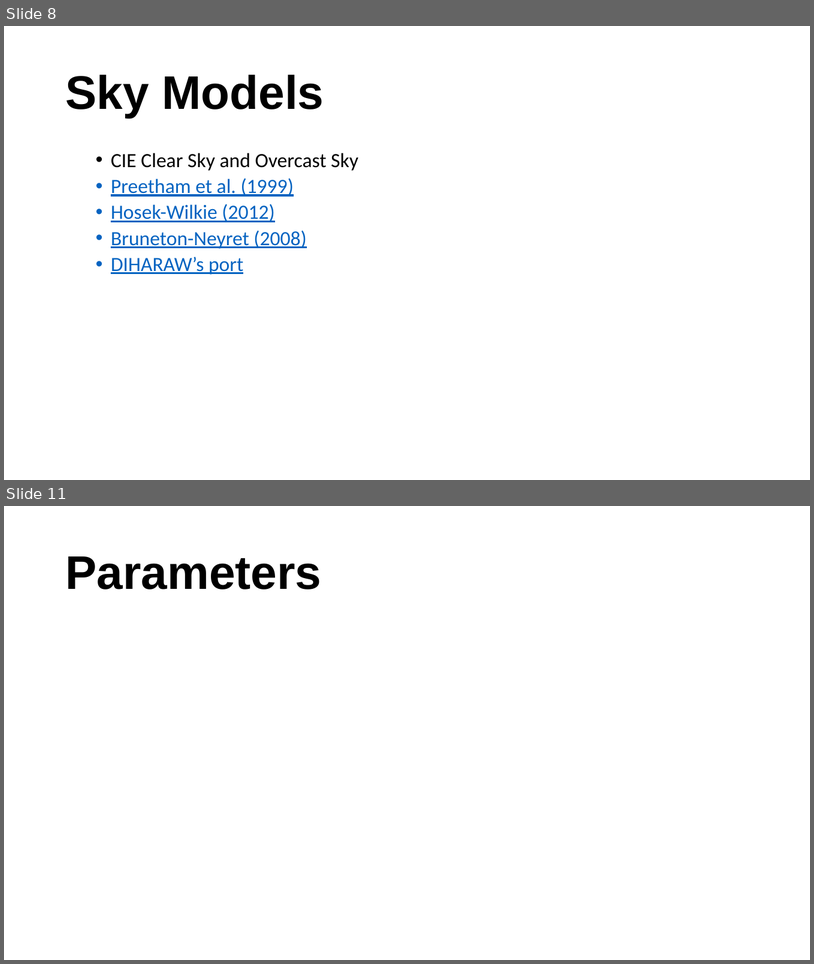
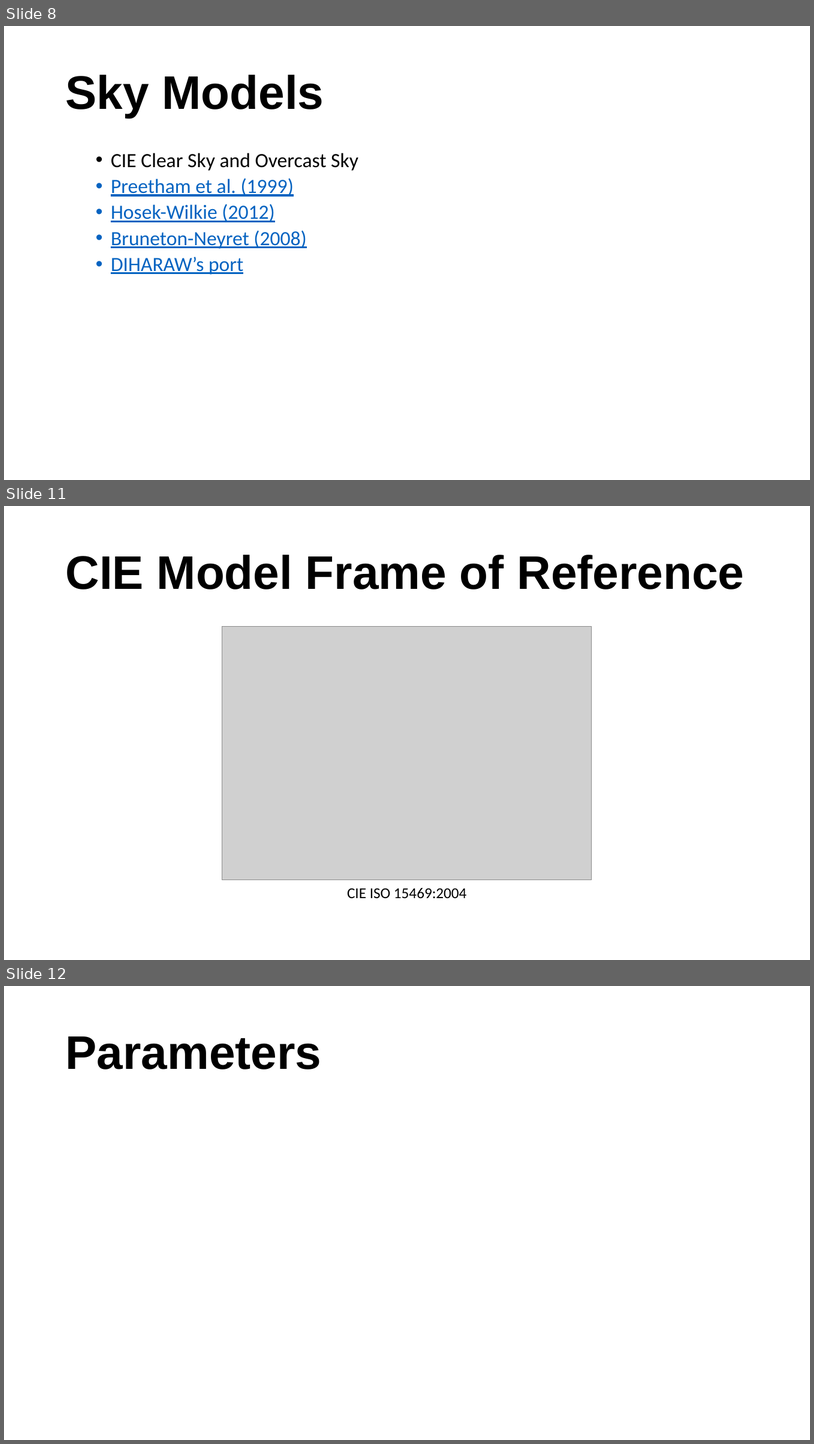
Before and after one commit to RahidZaman/cs481681-cgr, a slide deck: slides/pptx/week04.pptx. Shown one above the other, each under a label of ours: slides 8 and 11 before the commit, slides 8, 11 and 12 after it; the slides between them are not shown. The pictures are 814x964 and 814x1444 pixels, drawn with LibreOffice and Linux fonts; fonts in the diff are those of the drawing; grey boxes stand for pictures; background and template pictures are left out. Boxes give left, top, right and bottom in pixels: in the first picture for what was removed or moved away, otherwise in the second. Text is boxed around its words. In the diff, an @@ line names an element or a change of style, - is before the commit and + after.

```diff
--- a/slides/pptx/week04.pptx
+++ b/slides/pptx/week04.pptx
@@ slide 11 added at <box>4,506,810,960</box>, background #FFFFFF @@
@@ title added at <box>65,555,745,589</box>, 56 pt, text #000000, bold @@
+CIE Model Frame of Reference
@@ picture added at <box>222,627,592,880</box> @@
@@ text added at <box>347,888,467,898</box>, 18 pt, text #000000 @@
+CIE ISO 15469:2004
@@ what was slide 11 is now slide 12 @@
```
Also in this commit, not shown: 2 slides changed, 5 other files.
